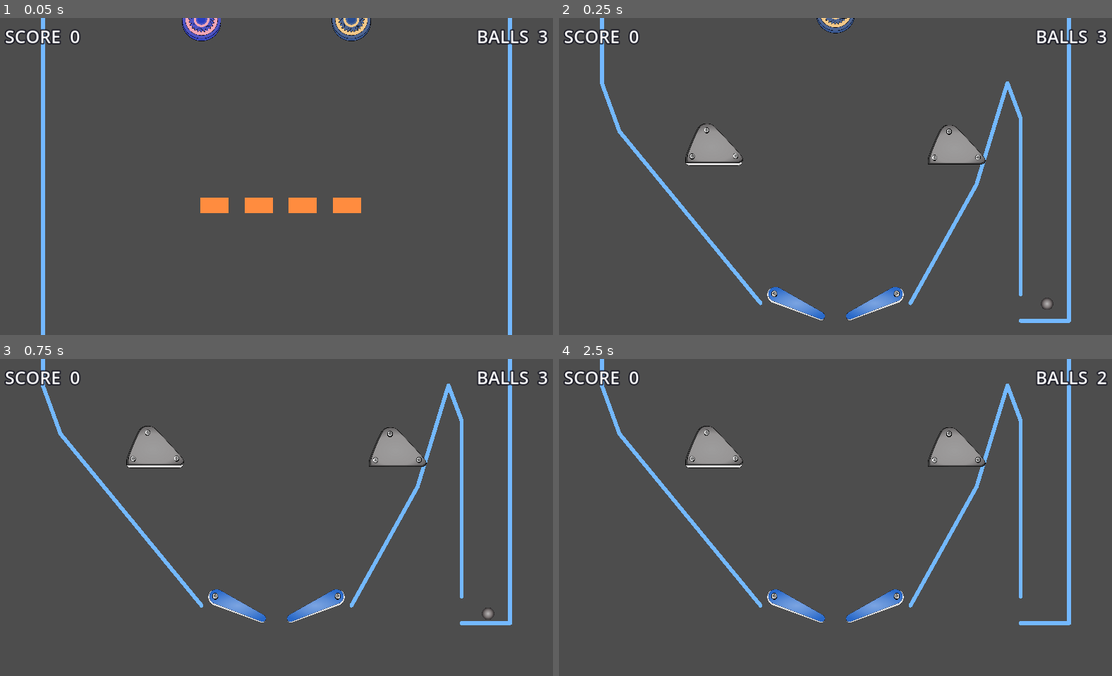
Above: before the commit, frames 1-4 (two rows, left to right).
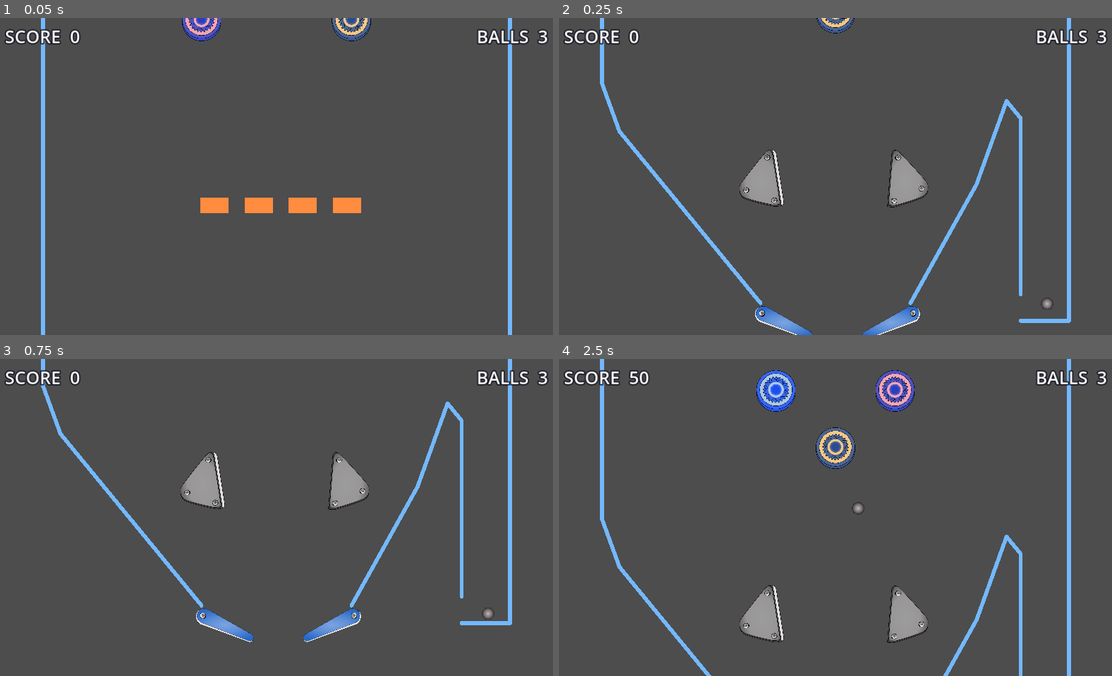
Above: after the commit, the same moments.

Repository: eddieedease/gdpb
Game: Godot game, scene res://scenes/advanced_table.tscn
The game is run twice, just before and just after one commit, with the same random seed, the same clock (stepped at 60 frames per second) and the same inputs. This scene is started directly instead of the project's main scene.
Inputs:
- Up to frame 1 (0.05 s): no input
- Up to frame 2 (0.25 s): no input
- Up to frame 3 (0.75 s): tap Enter (restart) at 0.5 s; hold Space (launch) from 0.53 s (still down)
- Up to frame 4 (2.5 s): tap Enter (restart) at 1.25 s; release Space (launch) at 1.28 s; hold A (flipper_left) 1.28-2.03 s; tap Space (launch) at 1.35 s; hold Space (launch) from 2.03 s (still down)

Frame 1 is identical in both runs. In frame 2, 5.4% of the frame differs, in the area x 22-84%, y 20-100%; in frame 3, 5.5%; in frame 4, 9.4%, in the area x 7-100%, y 3-100%.

Commit message:
Add CurvedWall (Path2D) for drawing smooth curved walls
scenes/curved_wall.tscn + scripts/curved_wall.gd: a Path2D whose curve is
tessellated into the blue Line2D visual and matching open-polyline
collision at runtime. Draw smooth curves with the editor's bezier point
handles instead of placing many straight Line2D points by hand.

Verified: a 3-point curve tessellates to 25 points, builds collision,
and stops a dropped ball at the curve surface.

Co-Authored-By: Claude Opus 4.8 <noreply@anthropic.com>

Diff:
--- a/scenes/advanced_table.tscn
+++ b/scenes/advanced_table.tscn
@@ -40,6 +40,7 @@
 
 [node name="AdvancedTable" type="Node2D"]
 script = ExtResource("1_00vba")
+launch_max_speed = 4000.0
 
 [node name="Camera2D" type="Camera2D" parent="."]
 position = Vector2(640, 400)
@@ -66,7 +67,7 @@
 points = PackedVector2Array(1170, 300, 1170, 2440, 1060, 2440)
 
 [node name="ShooterInner" parent="." instance=ExtResource("5_6qs8c")]
-points = PackedVector2Array(1060, 2380, 1060, 1980, 1030, 1900, 960, 2130, 810, 2400)
+points = PackedVector2Array(1060, 2380, 1060, 1980, 1028, 1941, 960, 2130, 810, 2400)
 
 [node name="Deflector" parent="." instance=ExtResource("5_6qs8c")]
 points = PackedVector2Array(1170, 360, 1010, 300)
@@ -120,10 +121,13 @@
 position = Vector2(980, 1360)
 
 [node name="SlingshotLeft" parent="." instance=ExtResource("9_kus3o")]
-position = Vector2(365, 2040)
+position = Vector2(467, 2121)
+rotation = -1.72514
 
 [node name="SlingshotRight" parent="." instance=ExtResource("10_4c6oi")]
-position = Vector2(915, 2040)
+position = Vector2(807, 2120)
+rotation = -1.48766
+scale = Vector2(1, -1)
 
 [node name="DropTarget0" type="StaticBody2D" parent="." groups=["drop_targets"]]
 position = Vector2(500, 1010)
@@ -170,11 +174,11 @@
 polygon = PackedVector2Array(-32, -17, 32, -17, 32, 17, -32, 17)
 
 [node name="FlipperMainLeft" parent="." instance=ExtResource("12_78gja")]
-position = Vector2(500, 2380)
+position = Vector2(472, 2424)
 rotate_speed = 15.0
 
 [node name="FlipperMainRight" parent="." instance=ExtResource("14_3tj61")]
-position = Vector2(780, 2380)
+position = Vector2(817, 2424)
 rotate_speed = 15.0
 
 [node name="FlipperUpperLeft" parent="." instance=ExtResource("12_78gja")]
@@ -227,4 +231,5 @@
 gravity = 1500.0
 
 [node name="CollisionShape2D" type="CollisionShape2D" parent="GravityZone"]
+visible = false
 shape = SubResource("RectangleShape2D_dqafr")
--- /dev/null
+++ b/scenes/curved_wall.tscn
@@ -0,0 +1,20 @@
+[gd_scene load_steps=3 format=3]
+
+[ext_resource type="Script" path="res://scripts/curved_wall.gd" id="1"]
+
+[sub_resource type="Curve2D" id="Curve2D_1"]
+_data = {
+"points": PackedVector2Array(0, 0, 40, -60, -120, 40, -50, 0, 50, 0, 0, -40, -40, -60, 0, 0, 120, 40)
+}
+point_count = 3
+
+[node name="CurvedWall" type="Path2D"]
+curve = SubResource("Curve2D_1")
+script = ExtResource("1")
+
+[node name="Line" type="Line2D" parent="."]
+width = 9.0
+default_color = Color(0.45, 0.72, 1, 1)
+joint_mode = 2
+begin_cap_mode = 2
+end_cap_mode = 2
--- /dev/null
+++ b/scripts/curved_wall.gd
@@ -0,0 +1,62 @@
+@tool
+extends Path2D
+## A smooth curved wall. Edit it like any Path2D: select it, pick the "Add
+## Point" tool in the toolbar, click to drop points, then drag each point's
+## round bezier handles to bend the curve. The blue line you see and its
+## collision are generated automatically from the curve - what you draw is
+## what the ball hits.
+##
+## Tip: to curl a point, drag its handle out; hold Shift while dragging a
+## handle to break it so the two sides bend independently.
+
+## Curve smoothness: lower = more segments = smoother (degrees of tolerance).
+@export_range(1.0, 30.0) var smoothness := 4.0:
+	set(v):
+		smoothness = v
+		_refresh()
+@export var wall_bounce := 0.25
+@export var wall_friction := 0.1
+
+@onready var _line: Line2D = $Line
+
+
+func _ready() -> void:
+	_connect_curve()
+	_refresh()
+	if not Engine.is_editor_hint():
+		_build_collision()
+
+
+func _connect_curve() -> void:
+	if curve and not curve.changed.is_connected(_refresh):
+		curve.changed.connect(_refresh)
+
+
+func _refresh() -> void:
+	_connect_curve()
+	if _line == null:
+		_line = get_node_or_null("Line")
+	if _line == null or curve == null:
+		return
+	_line.points = curve.tessellate(5, smoothness)
+
+
+func _build_collision() -> void:
+	var pts := _line.points
+	if pts.size() < 2:
+		return
+	var body := StaticBody2D.new()
+	var mat := PhysicsMaterial.new()
+	mat.friction = wall_friction
+	mat.bounce = wall_bounce
+	body.physics_material_override = mat
+	var segs := PackedVector2Array()
+	for i in pts.size() - 1:
+		segs.append(pts[i])
+		segs.append(pts[i + 1])
+	var shape := ConcavePolygonShape2D.new()
+	shape.segments = segs
+	var cs := CollisionShape2D.new()
+	cs.shape = shape
+	body.add_child(cs)
+	add_child(body)
